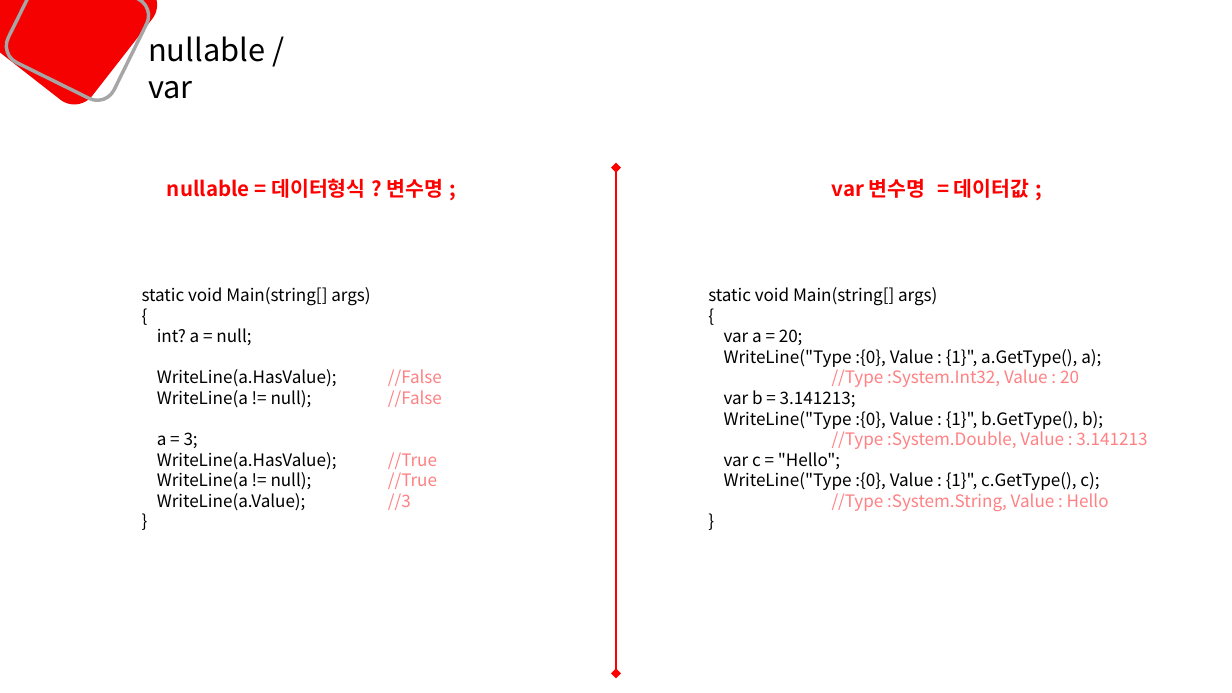
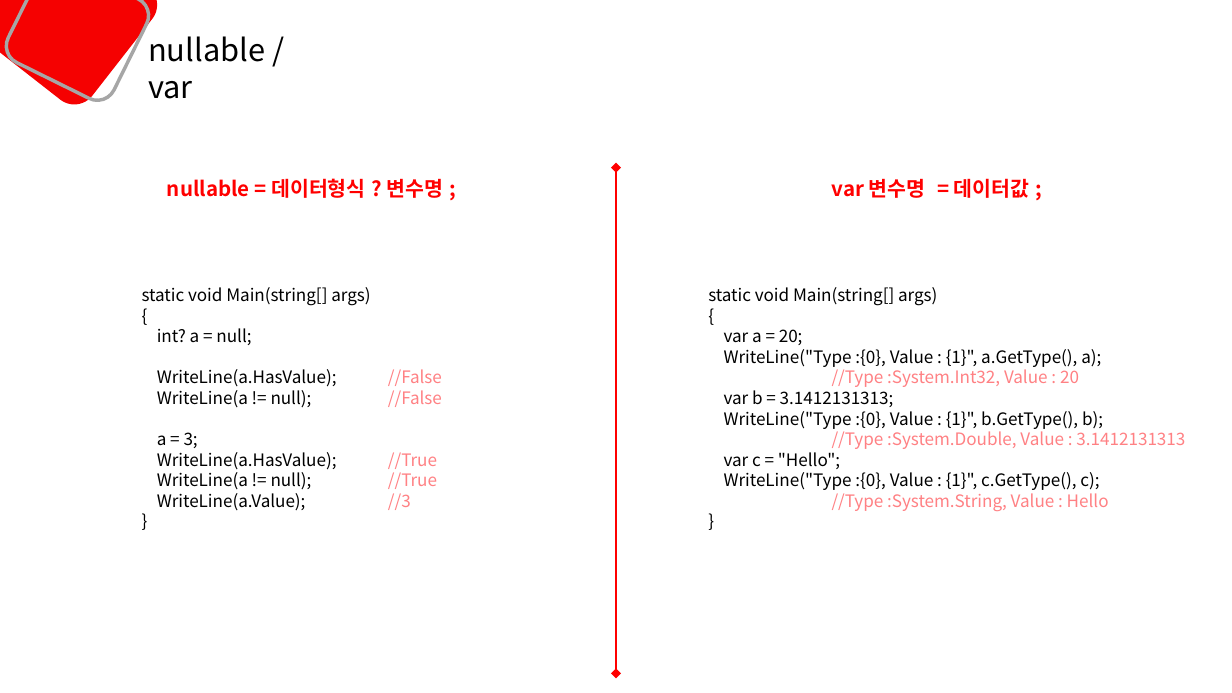
Before and after one commit to mins1119/C-, a slide deck: slide 15 of 1주차.pptx. Drawn at 1232x693 pixels with LibreOffice and Linux fonts; fonts in the diff are those of the drawing. Boxes give left, top, right and bottom in pixels: in the first picture for what was removed or moved away, otherwise in the second. Text is boxed around its words. In the diff, an @@ line names an element or a change of style, - is before the commit and + after.

```diff
--- a/1주차.pptx
+++ b/1주차.pptx
@@ text at [724, 390, 894, 407]: text changed @@
-var b = 3.141213;
+var b = 3.1412131313;
@@ text at [832, 428, 1185, 449]: text changed @@
-//Type :System.Double, Value : 3.141213
+//Type :System.Double, Value : 3.1412131313
```
Also in this commit, not shown: 7 other slides changed, 2 slides added.
